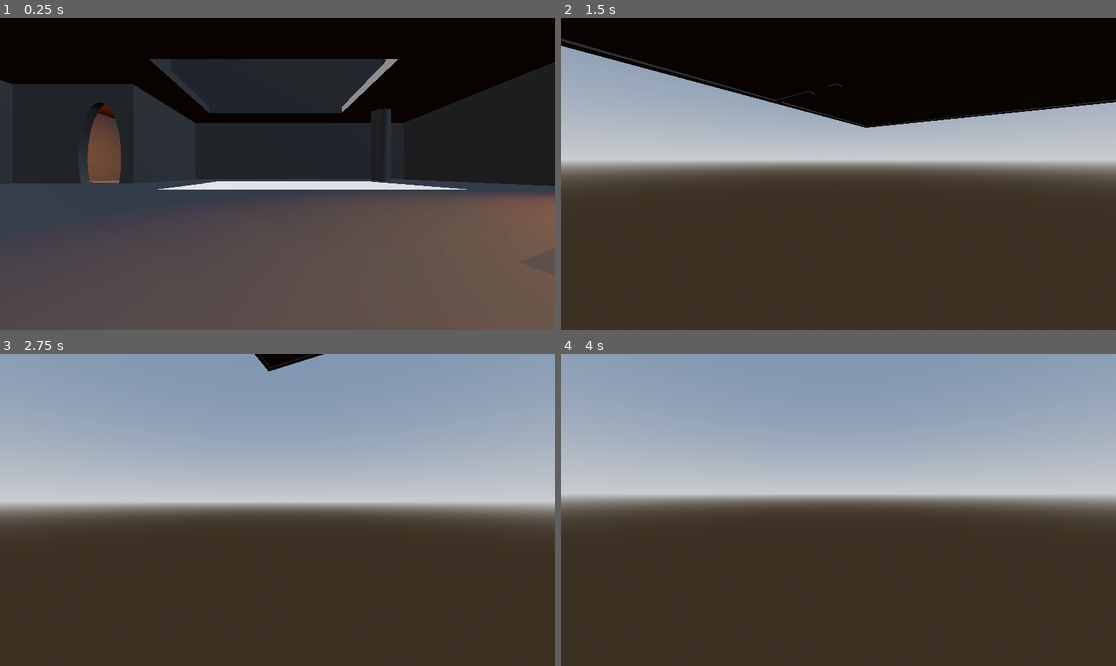
Above: before the commit, frames 1-4 (two rows, left to right).
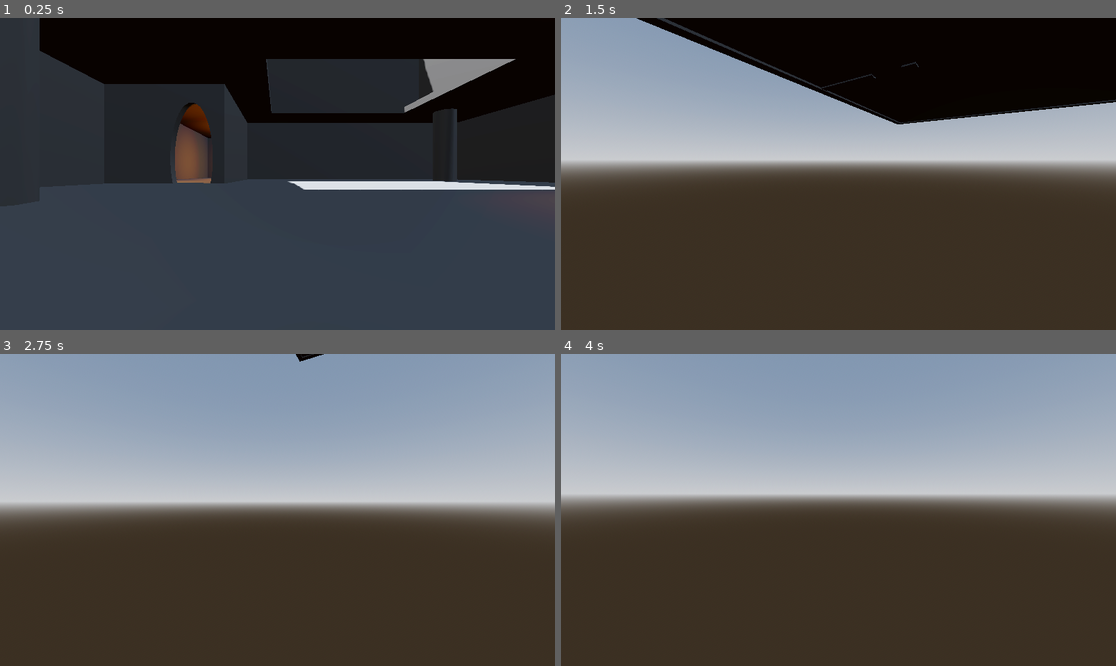
Above: after the commit, the same moments.

Repository: DevinOLacey/LaceyDevin_MageWars
Game: Godot game, scene res://scenes/main.tscn
Two runs of this game, one before a commit and one after it. Both use one fixed random seed, a clock stepped at 60 frames per second and the inputs below.
Inputs (mouse positions are in pixels of both pictures, inside the frame that each line leads up to):
- Up to frame 1 (0.25 s): no input
- Up to frame 2 (1.5 s): tap Enter (ui_accept) at 0.5, 0.77 s; move the mouse to (960, 158) at 0.52 s; hold Right (ui_right) 0.53-1.28 s; click (960, 158) at 0.67 s; move the mouse to (810, 174) at 1.27 s; hold Up (ui_up) from 1.28 s (still down)
- Up to frame 3 (2.75 s): keep holding Up (ui_up); tap Enter (ui_accept) at 1.52 s; move the mouse to (288, 503) at 2.02 s
- Up to frame 4 (4 s): keep holding Up (ui_up); move the mouse to (832, 516) at 2.77 s; click (832, 516) at 2.92 s; tap Enter (ui_accept) at 3.02, 3.5, 3.77 s; move the mouse to (877, 513) at 3.52 s

The runs differ from the first frame. In frame 1, 49% of the frame differs, in the area x 0-100%, y 0-100%; in frame 2, 6.4%; in frame 3, 0.3%; in frame 4, nothing differs.

Commit message:
LaceyDevin_3DPrototype_01

Diff:
--- a/scenes/main.tscn
+++ b/scenes/main.tscn
@@ -46,7 +46,7 @@
 size = Vector3(50.100002, 32.77, 1)
 
 [node name="ProtoController" parent="." unique_id=567419485 instance=ExtResource("1_o5qli")]
-transform = Transform3D(-1, 0, -8.940697e-08, 0, 1, 0, 8.940697e-08, 0, -1, -0.19999999, 0, -23.6)
+transform = Transform3D(-1, 0, -8.940697e-08, 0, 1, 0, 8.940697e-08, 0, -1, 8.49, 0, -23.6)
 
 [node name="ramp-to-floor2" type="CSGCombiner3D" parent="." unique_id=904529765]
 use_collision = true
